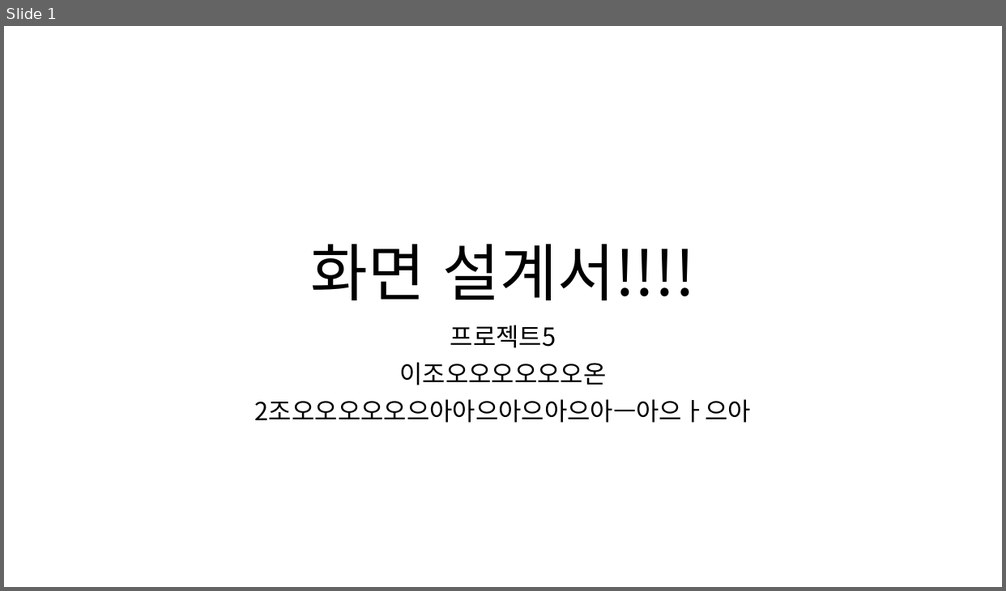
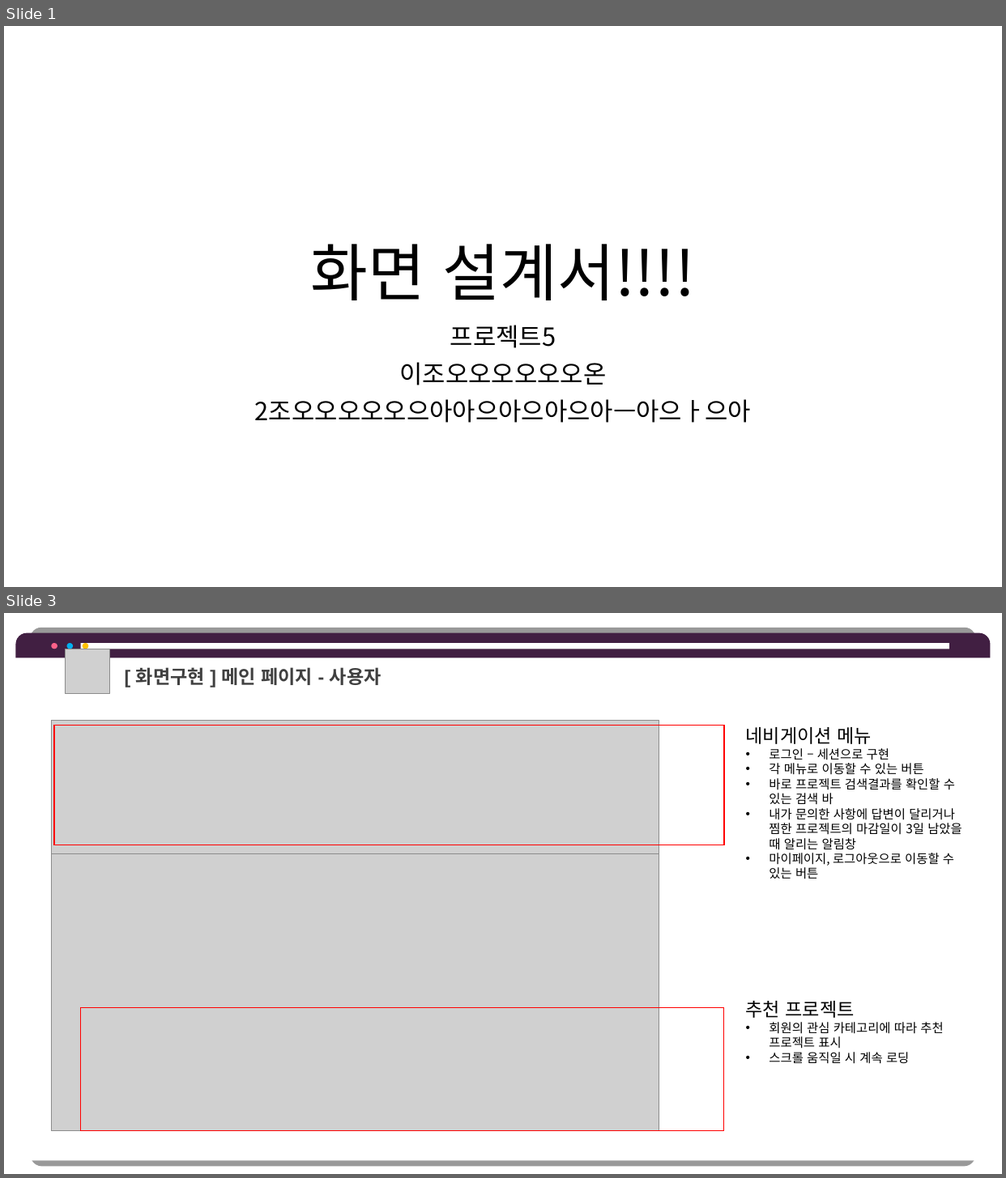
Before and after one commit to hhsw07/ezen-academy-projects, a slide deck: 0 발표용 파워포인트/0522 3차발표/0522 project06 - 파워포인트 - 형준.pptx. Shown one above the other, each under a label of ours: slide 1 before the commit, slides 1 and 3 after it; the slides between them are not shown. The pictures are 1006x591 and 1006x1178 pixels, drawn with LibreOffice and Linux fonts; fonts in the diff are those of the drawing; grey boxes stand for pictures. Boxes give left, top, right and bottom in pixels: in the first picture for what was removed or moved away, otherwise in the second. Text is boxed around its words. In the diff, an @@ line names an element or a change of style, - is before the commit and + after.

```diff
--- a/0 발표용 파워포인트/0522 3차발표/0522 project06 - 파워포인트 - 형준.pptx
+++ b/0 발표용 파워포인트/0522 3차발표/0522 project06 - 파워포인트 - 형준.pptx
@@ slide 3 added at (4, 613, 1002, 1174), background #FFFFFF @@
@@ round same rect added at (16, 633, 991, 658), fill #411F42 @@
@@ round same rect added at (16, 658, 991, 1161), fill #FFFFFF @@
@@ ellipse added at (51, 643, 57, 649), fill #FF6189 @@
@@ picture added at (66, 649, 109, 693) @@
@@ ellipse added at (67, 643, 73, 649), fill #00B0F0 @@
@@ rectangle added at (80, 643, 949, 649), fill #FFFFFF @@
@@ ellipse added at (83, 643, 88, 649), fill #FFC000 @@
@@ text added at (136, 667, 381, 685), 18 pt, text #404040, bold @@
+[ 화면구현 ] 메인 페이지 - 사용자
@@ picture added at (51, 720, 659, 967) @@
@@ rectangle added at (54, 726, 724, 845), outline #FF0000 1 pt @@
@@ text added at (746, 727, 961, 879), 12 pt, text #000000 @@
+네비게이션 메뉴
+• 로그인 – 세션으로 구현
+• 각 메뉴로 이동할 수 있는 버튼
+• 바로 프로젝트 검색결과를 확인할 수 있는 검색 바
+• 내가 문의한 사항에 답변이 달리거나 찜한 프로젝트의 마감일이 3일 남았을 때 알리는 알림창
+• 마이페이지, 로그아웃으로 이동할 수 있는 버튼
@@ picture added at (51, 854, 659, 1131) @@
@@ text added at (746, 1001, 943, 1064), 12 pt, text #000000 @@
+추천 프로젝트
+• 회원의 관심 카테고리에 따라 추천 프로젝트 표시
+• 스크롤 움직일 시 계속 로딩
@@ rectangle added at (80, 1008, 724, 1131), outline #FF0000 1 pt @@
```
Also in this commit, not shown: 9 other slides added, 1 other file.
